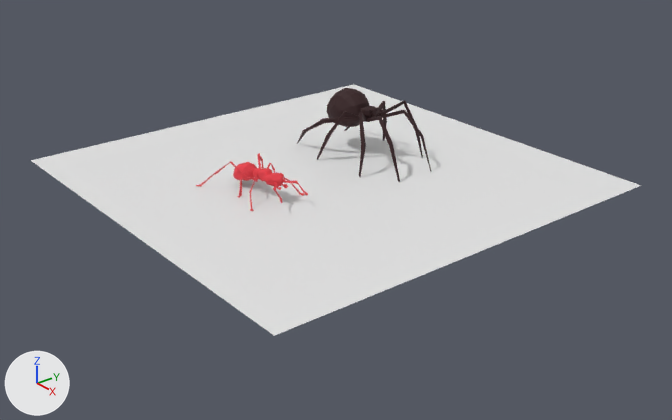
The Blender file Blender/Project Nim Blender.blend, before and after one commit.
Rendered twice from a camera (50 mm lens) standing at (12.02, -10.44, 6.13) and looking at (0.6, -1.28, -0.47). The lights are fixed; the arrows at lower left show +X, +Y and +Z.

Names of what the first picture shows: 'Ant', 'Body', 'Plane'.
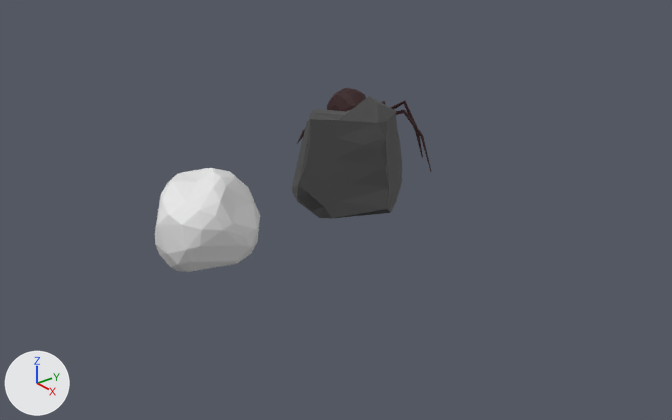
Changed parts and their boxes (x1, y1, x2, y2) in the pictures (672 x 420 px):
'Plane', hidden
    before: (31, 85, 641, 336)
'Rock 2.001', added (black)
    after: (292, 96, 402, 218)
'Rock 2', added
    after: (155, 168, 260, 272)
'Ant', deleted (red)
    before: (196, 153, 308, 211)
'Body', unchanged, covered by the edit
    before: (297, 88, 432, 182)
    after: (297, 88, 432, 172)

The change, as a diff of the scene's bpy script:
```diff
--- a/Blender/Project Nim Blender.blend.py
+++ b/Blender/Project Nim Blender.blend.py
@@ img_palette1_png @@
+img_palette1_png = load_image('Palette1.png', 'Palette1.png', 8, 8, 'sRGB')
@@ mat_material @@
+mat_material = principled_material('Material')
+mat_material.texture = img_palette1_png
@@ me_cube_002 @@
+me_cube_002.from_pydata(...)  # 86 vertices, 164 faces; spans x -0.86..0.95, y -0.88..0.88, z -0.65..0.96
+me_cube_002.materials.append(mat_material)  # picture img_palette1_png
@@ me_cube_001 @@
+me_cube_001.from_pydata(...)  # 85 vertices, 164 faces; spans x -0.83..0.81, y -0.84..0.83, z -0.66..0.83
@@ ob_ant @@
-ob_ant = bpy.data.objects.new('Ant', me_plane_002)
-ob_ant.location = (-0.31, -2.48, 0.21)
-ob_ant.rotation_euler = (1.571, 0.0, 0.0)  # degrees (90, 0, 0)
-_m = ob_ant.modifiers.new('Mirror', 'MIRROR')
-_m.use_axis = (False, False, True)
-_m.use_clip = True
@@ ob_plane @@
 ob_plane.location = (0.07, -1.07, 0.0)
+ob_plane.hide_set(True)
@@ ob_rock_2_001 @@
+ob_rock_2_001 = bpy.data.objects.new('Rock 2.001', me_cube_002)
+ob_rock_2_001.location = (2.26, -2.37, 1.18)
@@ ob_rock_2 @@
+ob_rock_2 = bpy.data.objects.new('Rock 2', me_cube_001)
+ob_rock_2.location = (0.49, -3.8, 0.0)
```
